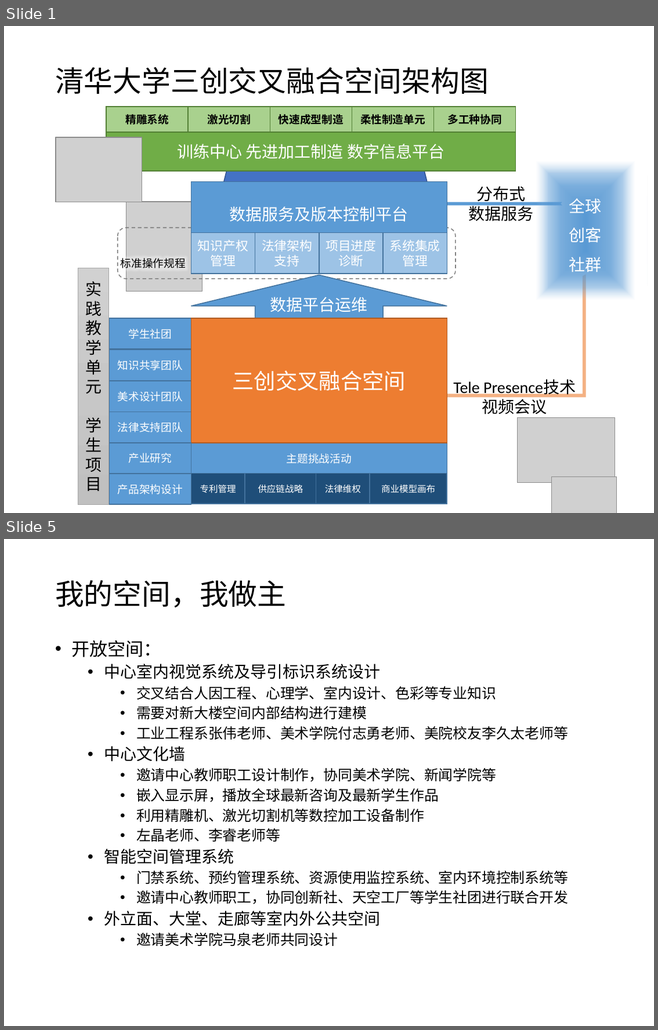
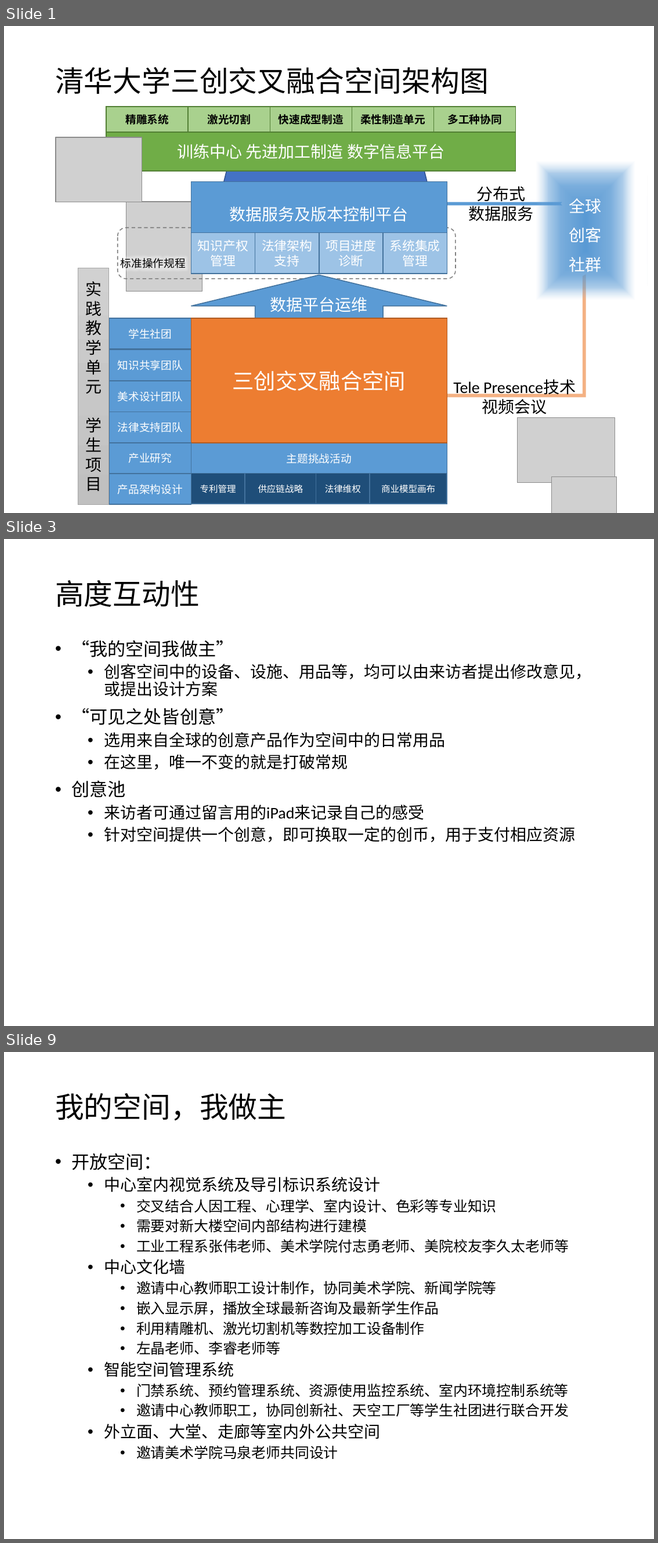
Before and after one commit to woodyme/i.center_my_workzone, a slide deck: 训练中心创客交叉融合空间建设/doc/创客融合空间运行模式.pptx. Shown one above the other, each under a label of ours: slides 1 and 5 before the commit, slides 1, 3 and 9 after it; the slides between them are not shown. The pictures are 658x1030 and 658x1543 pixels, drawn with LibreOffice and Linux fonts; fonts in the diff are those of the drawing; grey boxes stand for pictures. Boxes give left, top, right and bottom in pixels: in the first picture for what was removed or moved away, otherwise in the second. Text is boxed around its words. In the diff, an @@ line names an element or a change of style, - is before the commit and + after.

Commit message:
update 创客空间运行模式

```diff
--- a/训练中心创客交叉融合空间建设/doc/创客融合空间运行模式.pptx
+++ b/训练中心创客交叉融合空间建设/doc/创客融合空间运行模式.pptx
@@ slide 3 added at [4,539,654,1026], background #FFFFFF @@
@@ title added at [55,580,199,607], 32 pt, text #000000 @@
+高度互动性
@@ text added at [71,640,591,842], 18 pt, text #000000 @@
+• “我的空间我做主”
+  • 创客空间中的设备、设施、用品等，均可以由来访者提出修改意见，或提出设计方案
+• “可见之处皆创意”
+  • 选用来自全球的创意产品作为空间中的日常用品
+  • 在这里，唯一不变的就是打破常规
+• 创意池
+  • 来访者可通过留言用的iPad来记录自己的感受
+  • 针对空间提供一个创意，即可换取一定的创币，用于支付相应资源
@@ what was slide 5 is now slide 9 @@
```
Also in this commit, not shown: 2 slides changed, 3 other slides added.
